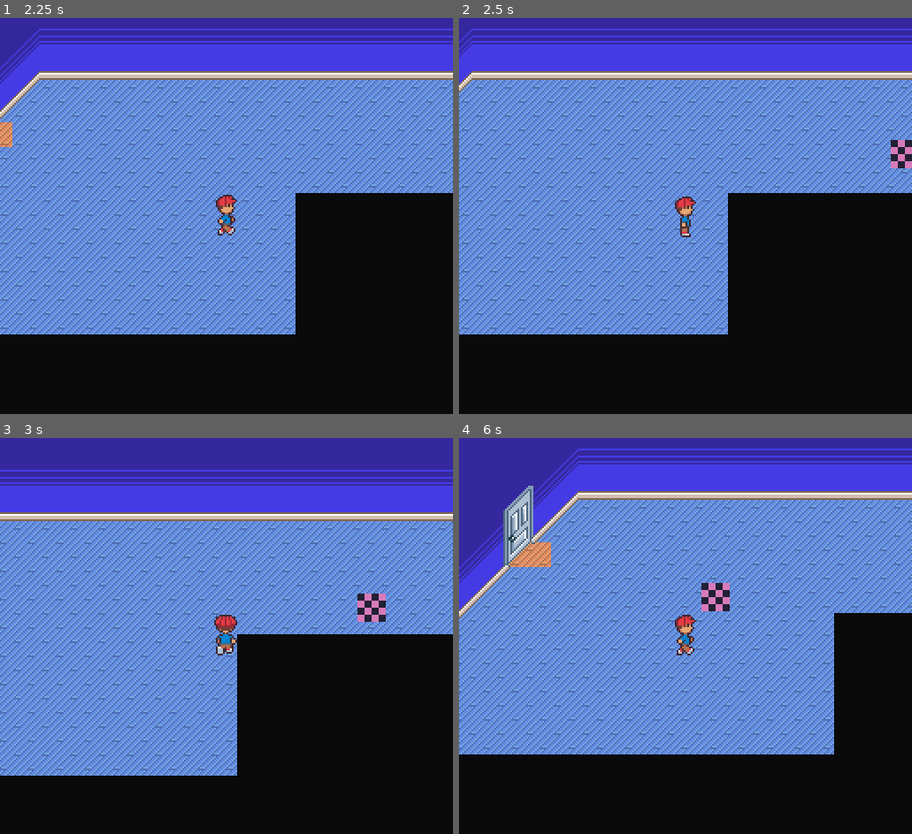
Above: before the commit, frames 1-4 (two rows, left to right).
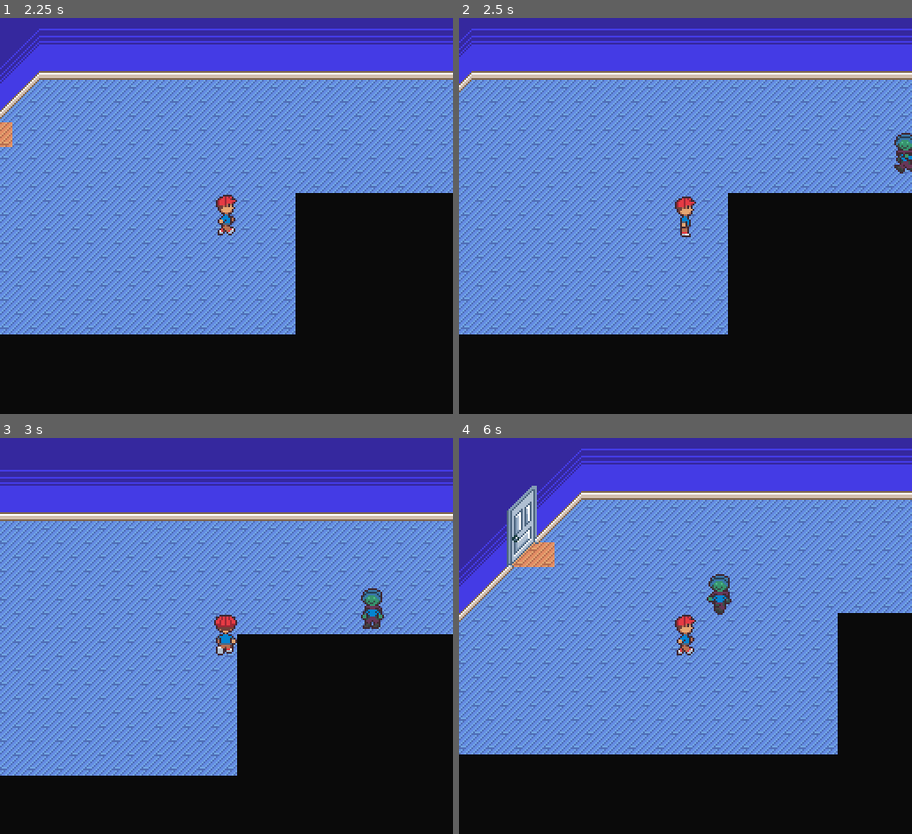
Above: after the commit, the same moments.

Repository: tomspex/gdrpg
Game: Godot game, scene res://scenes/maps/gameplay/test/test_001.tscn
The game is run twice, just before and just after one commit, with the same random seed, the same clock (stepped at 60 frames per second) and the same inputs. This scene is started directly instead of the project's main scene.
Inputs:
- Up to frame 1 (2.25 s): tap Enter at 0.5 s; hold D (right) 0.53-1.28 s; tap E (interact) at 0.6, 1.35, 2.1 s; hold S (down) 1.28-2.03 s; hold D (right) from 2.03 s (still down)
- Up to frame 2 (2.5 s): keep holding D (right)
- Up to frame 3 (3 s): release D (right) at 2.78 s; hold W (up) from 2.78 s (still down); tap E (interact) at 2.85 s
- Up to frame 4 (6 s): release W (up) at 3.53 s; hold A (left) 3.53-5.03 s; tap E (interact) every 0.75 s from 3.6 to 5.85 s; hold S (down) 5.03-5.78 s; hold D (right) from 5.78 s (still down)

Frame 1 is identical in both runs. In frame 2, 0.4% of the frame differs, in the area x 95-100%, y 29-40%; in frame 3, 0.5%; in frame 4, 54%, in the area x 0-100%, y 2-80%.

Commit message:
minor tweaks

Diff:
--- a/resources/entities/active/test_enemy/test_enemy.tres
+++ b/resources/entities/active/test_enemy/test_enemy.tres
@@ -4,8 +4,8 @@
 [ext_resource type="Script" path="res://classes/entities/active/active_entity/active_entity.gd" id="1_f38t4"]
 [ext_resource type="Script" path="res://scripts/entities/active/enemy/enemy_logic.gd" id="1_ggj3r"]
 [ext_resource type="Script" path="res://classes/entities/all/stats/entity_stats.gd" id="2_wkc4d"]
-[ext_resource type="SpriteFrames" uid="uid://bqbejc4x83g87" path="res://sprite_frames/entities/active/placeholder/placeholder.tres" id="3_pt78y"]
 [ext_resource type="AudioStream" uid="uid://c2iagj2vjwp5c" path="res://audio/sfx/placeholder/step.wav" id="4_6yt7d"]
+[ext_resource type="SpriteFrames" uid="uid://3cw4mkvujdiu" path="res://sprite_frames/entities/active/test_enemy/test_enemy.tres" id="4_b2dre"]
 
 [sub_resource type="RectangleShape2D" id="RectangleShape2D_fnq8c"]
 size = Vector2(3, 11)
@@ -25,6 +25,6 @@
 logic = ExtResource("1_ggj3r")
 collision_shape = SubResource("RectangleShape2D_fnq8c")
 collision_transform = Vector2(-0.5, 11)
-sprite_frames = ExtResource("3_pt78y")
+sprite_frames = ExtResource("4_b2dre")
 battle_sprite = ExtResource("1_888my")
 step_sound = ExtResource("4_6yt7d")
--- a/scenes/entities/backend/scene_tools/scene_tools.tscn
+++ b/scenes/entities/backend/scene_tools/scene_tools.tscn
@@ -100,6 +100,7 @@
 shader_parameter/toggleSide = false
 
 [node name="scene_tools" type="Node2D" groups=["scene_tools"]]
+process_mode = 3
 
 [node name="window_controller" type="Node" parent="."]
 script = ExtResource("1_appp8")
--- a/scripts/entities/active/enemy/enemy_logic.gd
+++ b/scripts/entities/active/enemy/enemy_logic.gd
@@ -31,6 +31,15 @@
 	var dir_to_player:Vector2 = (player_pos-pos).normalized();
 	var walk_to_player:Vector2 = dir_to_player * Vector2(active_entity.walk_speed, active_entity.walk_speed);
 
+	if(walk_to_player):
+		tree.get("parameters/playback").travel("walk");
+		tree.set("parameters/walk/blend_position", walk_to_player);
+		tree.set("parameters/idle/blend_position", walk_to_player);
+		animator_audio.play("walk");
+	else:
+		tree.get("parameters/playback").travel("idle");
+		animator_audio.play("idle");
+
 	if(pos.distance_to(player_pos) < active_entity.detector_range):
 		SceneManager.switch_to_battle(active_entity);
 	return(walk_to_player);
--- a/scripts/global/scene_manager.gd
+++ b/scripts/global/scene_manager.gd
@@ -39,6 +39,7 @@
 	var scene_tools = get_tree().get_first_node_in_group("scene_tools");
 
 	if(scene_tools):
+		get_tree().paused = true;
 		var animator = scene_tools.get_node("animator");
 		animator.play("wipe_out");
 		await(animator.animation_finished);
@@ -59,6 +60,7 @@
 	if(scene_tools):
 		var animator = scene_tools.get_node("animator");
 		animator.play("wipe_in");
+		get_tree().paused = false;
 
 	var opponent_sprite = TextureRect.new();
 	opponent_sprite.texture = opponent.battle_sprite;
--- /dev/null
+++ b/sprite_frames/entities/active/test_enemy/test_enemy.tres
@@ -0,0 +1,102 @@
+[gd_resource type="SpriteFrames" load_steps=15 format=3 uid="uid://3cw4mkvujdiu"]
+
+[ext_resource type="Texture2D" uid="uid://bm5svb7rddsi" path="res://sprites/entities/active/test_opponent/test_opponent.png" id="1_bxbe3"]
+
+[sub_resource type="AtlasTexture" id="AtlasTexture_nr6bt"]
+atlas = ExtResource("1_bxbe3")
+region = Rect2(0, 0, 16, 24)
+
+[sub_resource type="AtlasTexture" id="AtlasTexture_yev0e"]
+atlas = ExtResource("1_bxbe3")
+region = Rect2(16, 0, 16, 24)
+
+[sub_resource type="AtlasTexture" id="AtlasTexture_4jo5p"]
+atlas = ExtResource("1_bxbe3")
+region = Rect2(32, 0, 16, 24)
+
+[sub_resource type="AtlasTexture" id="AtlasTexture_p1hgf"]
+atlas = ExtResource("1_bxbe3")
+region = Rect2(0, 24, 16, 24)
+
+[sub_resource type="AtlasTexture" id="AtlasTexture_o7vkv"]
+atlas = ExtResource("1_bxbe3")
+region = Rect2(16, 24, 16, 24)
+
+[sub_resource type="AtlasTexture" id="AtlasTexture_ck3yg"]
+atlas = ExtResource("1_bxbe3")
+region = Rect2(32, 24, 16, 24)
+
+[sub_resource type="AtlasTexture" id="AtlasTexture_wqymq"]
+atlas = ExtResource("1_bxbe3")
+region = Rect2(48, 0, 16, 24)
+
+[sub_resource type="AtlasTexture" id="AtlasTexture_3loh6"]
+atlas = ExtResource("1_bxbe3")
+region = Rect2(64, 0, 16, 24)
+
+[sub_resource type="AtlasTexture" id="AtlasTexture_hy34p"]
+atlas = ExtResource("1_bxbe3")
+region = Rect2(48, 24, 16, 24)
+
+[sub_resource type="AtlasTexture" id="AtlasTexture_n7rnq"]
+atlas = ExtResource("1_bxbe3")
+region = Rect2(64, 24, 16, 24)
+
+[sub_resource type="AtlasTexture" id="AtlasTexture_3coop"]
+atlas = ExtResource("1_bxbe3")
+region = Rect2(80, 0, 16, 24)
+
+[sub_resource type="AtlasTexture" id="AtlasTexture_c8y6k"]
+atlas = ExtResource("1_bxbe3")
+region = Rect2(96, 0, 16, 24)
+
+[sub_resource type="AtlasTexture" id="AtlasTexture_ocddg"]
+atlas = ExtResource("1_bxbe3")
+region = Rect2(80, 24, 16, 24)
+
+[resource]
+animations = [{
+"frames": [{
+"duration": 1.0,
+"texture": SubResource("AtlasTexture_nr6bt")
+}, {
+"duration": 1.0,
+"texture": SubResource("AtlasTexture_yev0e")
+}, {
+"duration": 1.0,
+"texture": SubResource("AtlasTexture_4jo5p")
+}, {
+"duration": 1.0,
+"texture": SubResource("AtlasTexture_p1hgf")
+}, {
+"duration": 1.0,
+"texture": SubResource("AtlasTexture_o7vkv")
+}, {
+"duration": 1.0,
+"texture": SubResource("AtlasTexture_ck3yg")
+}, {
+"duration": 1.0,
+"texture": SubResource("AtlasTexture_wqymq")
+}, {
+"duration": 1.0,
+"texture": SubResource("AtlasTexture_3loh6")
+}, {
+"duration": 1.0,
+"texture": SubResource("AtlasTexture_hy34p")
+}, {
+"duration": 1.0,
+"texture": SubResource("AtlasTexture_n7rnq")
+}, {
+"duration": 1.0,
+"texture": SubResource("AtlasTexture_3coop")
+}, {
+"duration": 1.0,
+"texture": SubResource("AtlasTexture_c8y6k")
+}, {
+"duration": 1.0,
+"texture": SubResource("AtlasTexture_ocddg")
+}],
+"loop": true,
+"name": &"default",
+"speed": 5.0
+}]
Binary file added: sprites/entities/active/test_opponent/test_opponent.png
Not shown, added: sprites/entities/active/test_opponent/test_opponent.png.import
Not shown, added: sprites/entities/.DS_Store
Not shown, changed: sprites/entities/active/.DS_Store
Not shown, added: sprites/entities/active/test_opponent/.DS_Store
Not shown, changed: sprites/entities/battle/.DS_Store
